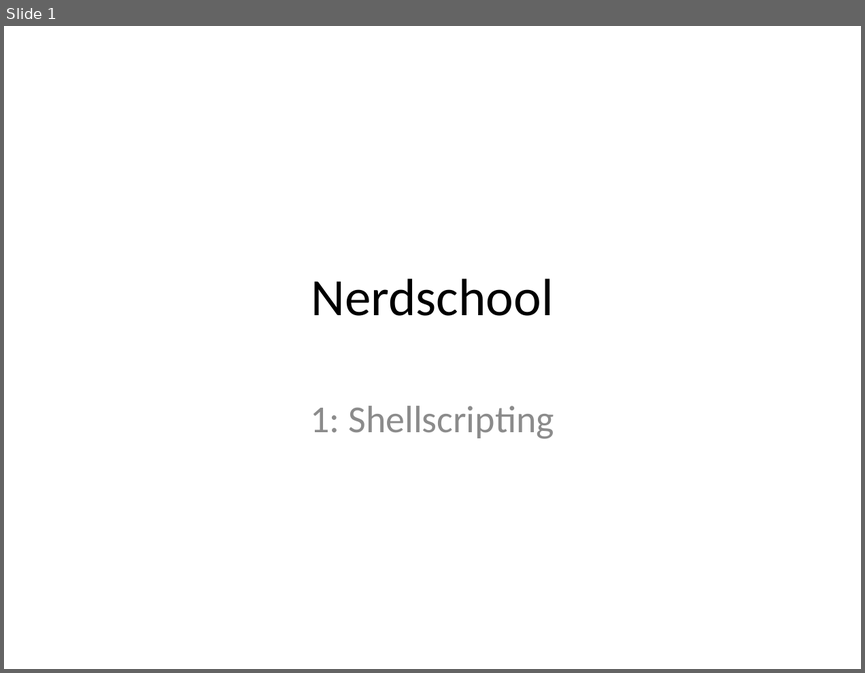
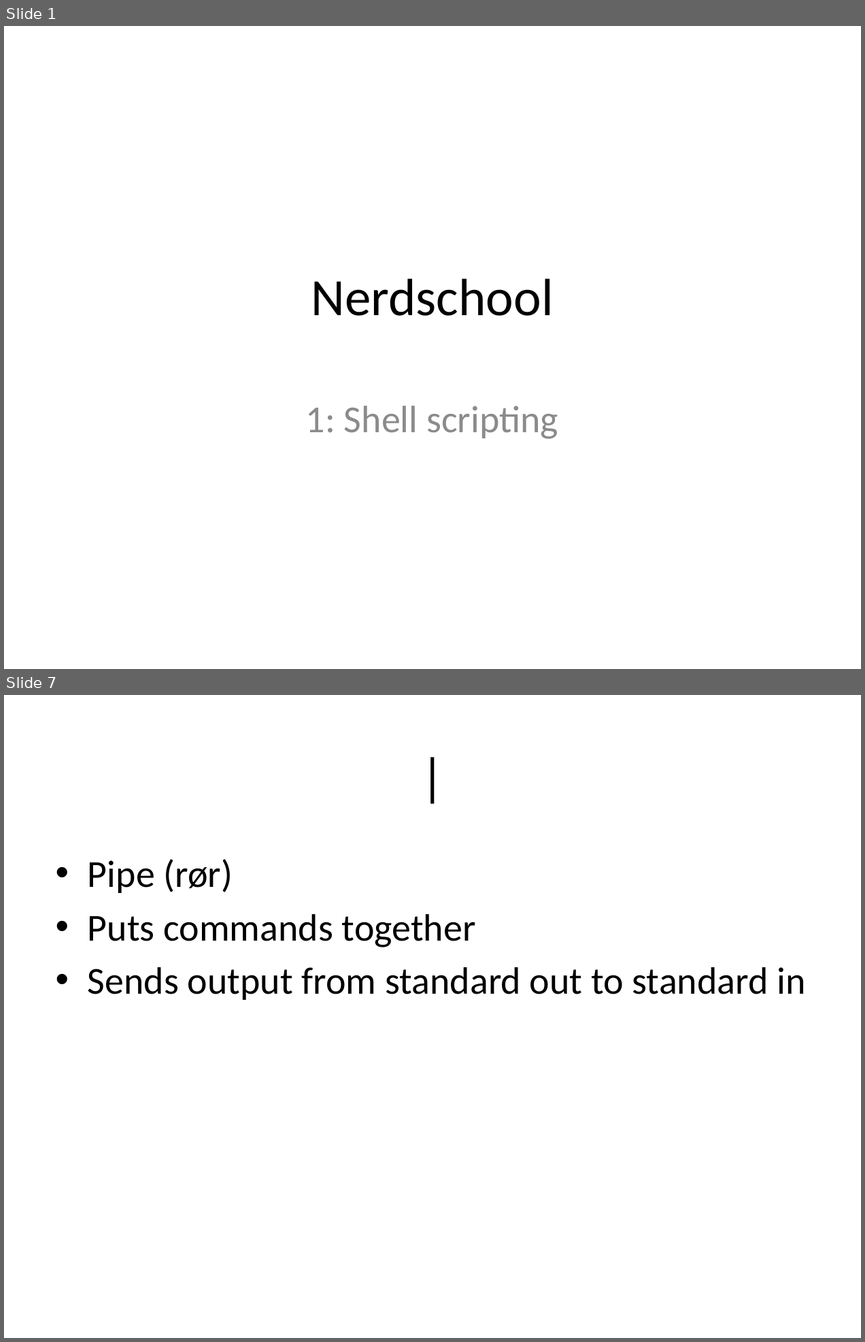
Before and after one commit to anettebgo/nerdschool, a slide deck: 1/shellscripting.pptx. Shown one above the other, each under a label of ours: slide 1 before the commit, slides 1 and 7 after it; the slides between them are not shown. The pictures are 865x673 and 865x1342 pixels, drawn with LibreOffice and Linux fonts; fonts in the diff are those of the drawing. Boxes give left, top, right and bottom in pixels: in the first picture for what was removed or moved away, otherwise in the second. Text is boxed around its words. In the diff, an @@ line names an element or a change of style, - is before the commit and + after.

```diff
--- a/1/shellscripting.pptx
+++ b/1/shellscripting.pptx
@@ slide 7 added at [4,695,861,1338], background #FFFFFF @@
@@ title added at [47,721,818,828], 44 pt, text #000000 @@
+|
@@ text added at [88,859,805,1000], 32 pt, text #000000 @@
+• Pipe (rør)
+• Puts commands together
+• Sends output from standard out to standard in
@@ slide 1 changed as well @@
@@ subtitle at [306,405,558,439]: spaces changed @@
-1: Shellscripting
+1: Shell scripting
```
Also in this commit, not shown: 3 other slides changed, 5 other slides added, 8 slides removed.
